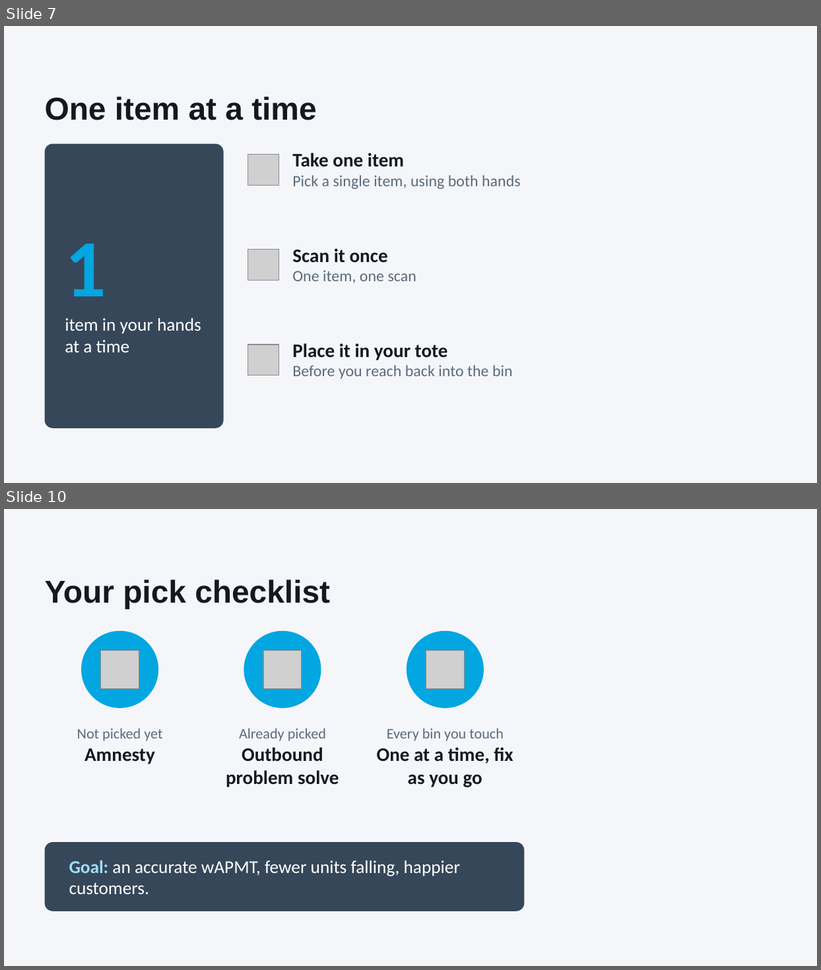
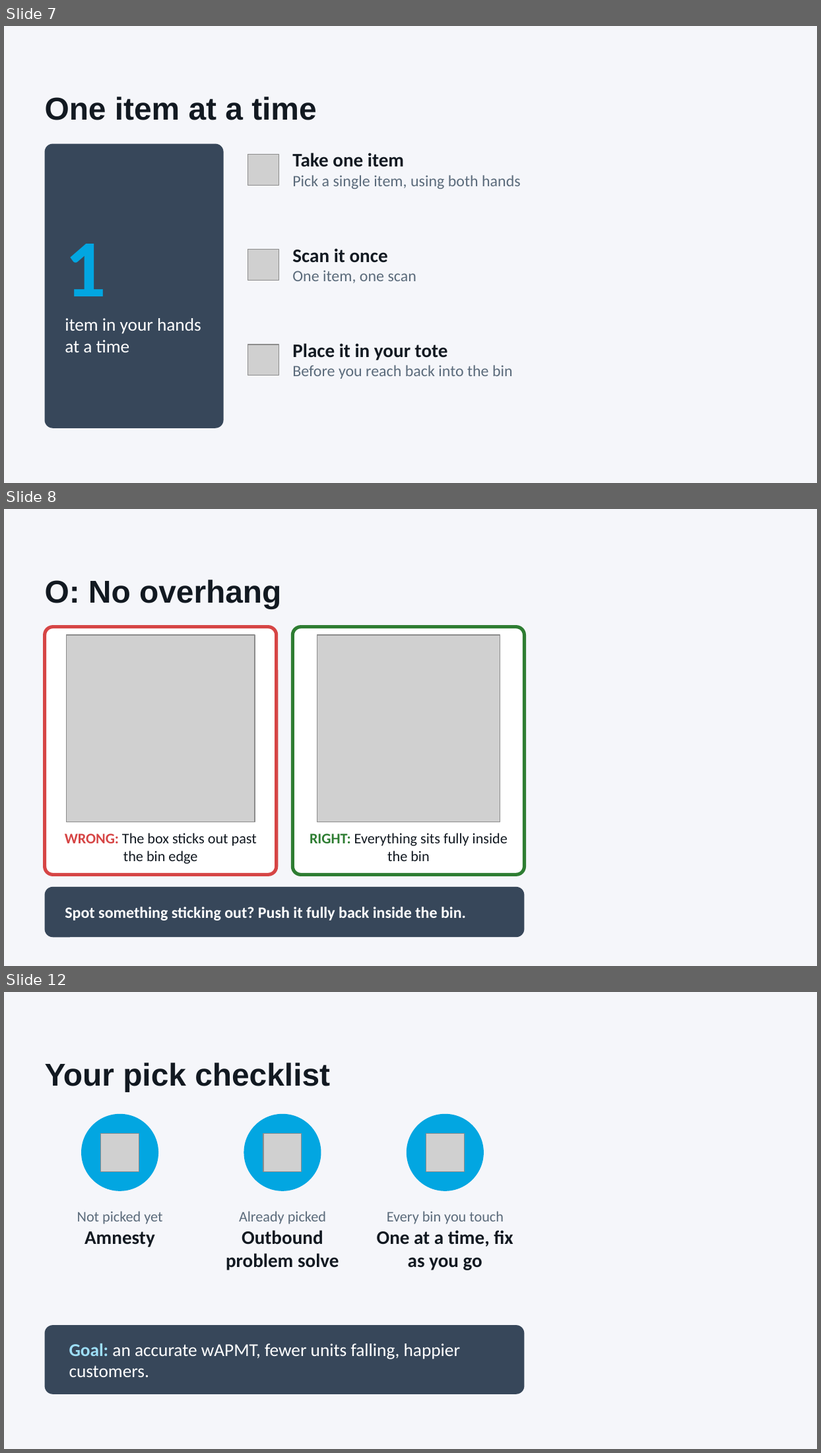
Before and after one commit to vanfryddie/beanstalkx, a slide deck: APMT_Coaching_Pick_to_Rebin.pptx. Shown one above the other, each under a label of ours: slides 7 and 10 before the commit, slides 7, 8 and 12 after it; the slides between them are not shown. The pictures are 821x970 and 821x1453 pixels, drawn with LibreOffice and Linux fonts; fonts in the diff are those of the drawing; grey boxes stand for pictures; background and template pictures are left out. Boxes give left, top, right and bottom in pixels: in the first picture for what was removed or moved away, otherwise in the second. Text is boxed around its words. In the diff, an @@ line names an element or a change of style, - is before the commit and + after.

```diff
--- a/APMT_Coaching_Pick_to_Rebin.pptx
+++ b/APMT_Coaching_Pick_to_Rebin.pptx
@@ slide 8 added at bbox=[4, 509, 817, 966], background #F5F6FA @@
@@ title added at bbox=[45, 580, 281, 609], 28 pt, text #121921, bold @@
+O: No overhang
@@ rounded rectangle added at bbox=[45, 627, 277, 875], fill #FFFFFF, outline #D64545 3 pt @@
@@ rounded rectangle added at bbox=[292, 627, 524, 875], fill #FFFFFF, outline #2E7D32 3 pt @@
@@ picture added at bbox=[67, 635, 255, 822] @@
@@ picture added at bbox=[317, 635, 500, 822] @@
@@ text added at bbox=[65, 833, 257, 864], 13 pt, text #121921 @@
+WRONG: The box sticks out past the bin edge
@@ text added at bbox=[310, 833, 508, 861], 13 pt, text #121921 @@
+RIGHT: Everything sits fully inside the bin
@@ rounded rectangle added at bbox=[45, 887, 524, 937], fill #37475A @@
@@ text added at bbox=[65, 907, 466, 921], 14 pt, text #FFFFFF, bold @@
+Spot something sticking out? Push it fully back inside the bin.
@@ what was slide 10 is now slide 12 @@
```
Also in this commit, not shown: 3 other slides added, 2 slides removed, 1 other file.
